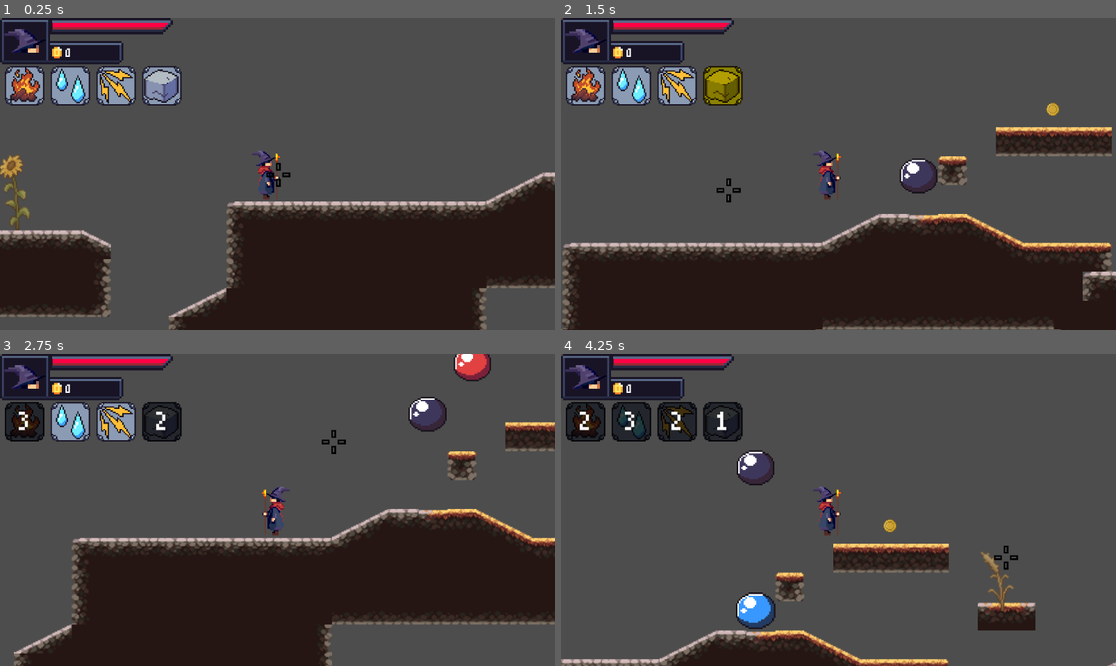
Above: before the commit, frames 1-4 (two rows, left to right).
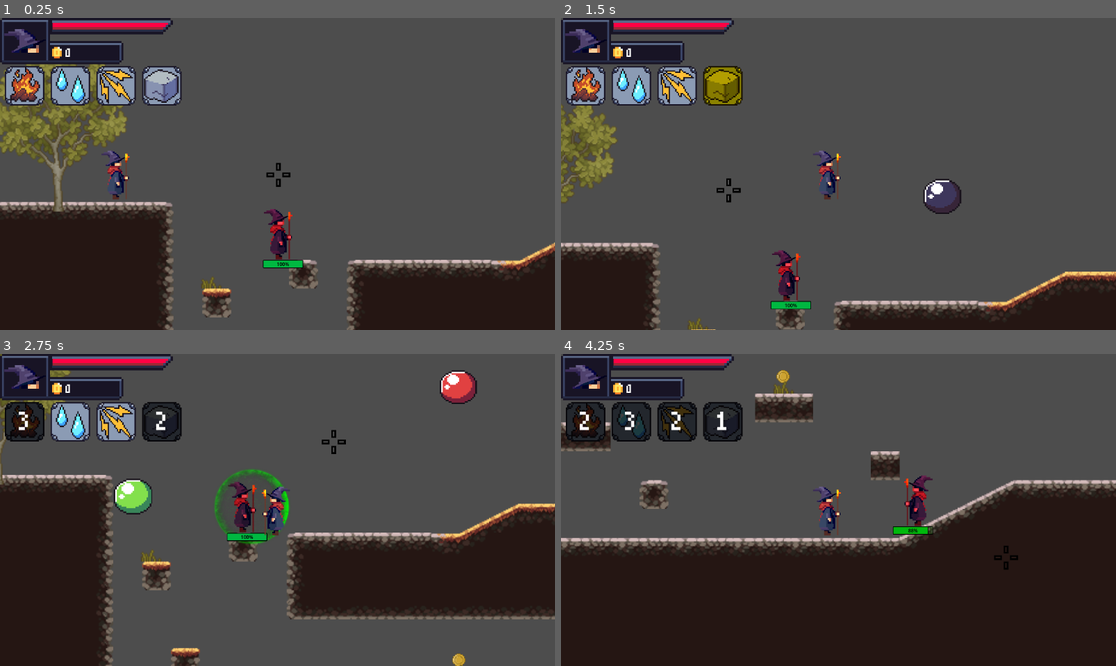
Above: after the commit, the same moments.

Repository: KyattPL/krolestwo-chorona
Game: Godot game, scene res://Scenes/Level1/level_1.tscn
The game is run twice, just before and just after one commit, with the same random seed, the same clock (stepped at 60 frames per second) and the same inputs.
Inputs (mouse positions are in pixels of both pictures, inside the frame that each line leads up to):
- Up to frame 1 (0.25 s): no input
- Up to frame 2 (1.5 s): move the mouse to (960, 158) at 0.52 s; hold Right (move_right) from 0.53 s (still down); click (960, 158) at 0.6 s; tap Space (jump) at 0.77 s; move the mouse to (727, 189) at 1.27 s; tap 4 (select_earth) at 1.35 s
- Up to frame 3 (2.75 s): tap Space (jump) at 1.52 s; click (166, 525) at 1.55 s; move the mouse to (333, 441) at 2.02 s; release Right (move_right) at 2.03 s; hold Left (move_left) from 2.03 s (still down); tap 1 (select_fire) at 2.1 s; click (333, 441) at 2.3 s
- Up to frame 4 (4.25 s): move the mouse to (810, 572) at 2.77 s; release Left (move_left) at 2.78 s; hold Right (move_right) from 2.78 s (still down); tap 3 (select_lightning) at 2.85 s; tap Space (jump) at 3.02, 3.77 s; click (810, 572) at 3.05 s; move the mouse to (1005, 556) at 3.52 s; tap 2 (select_water) at 3.6 s; click (1005, 556) at 3.8 s

The runs differ from the first frame. In frame 1, 33% of the frame differs, in the area x 0-100%, y 14-100%; in frame 2, 27%; in frame 3, 33%; in frame 4, 45%, in the area x 0-100%, y 5-100%.

Commit message:
Fixed enemy locking on player and falling off of platforms

Diff:
--- a/Scenes/Enemy/enemy.gd
+++ b/Scenes/Enemy/enemy.gd
@@ -47,8 +47,6 @@
 	var aimPlayerVec  = Vector2(playerObj.global_position.x - global_position.x, \
 		playerObj.global_position.y - global_position.y)
 
-	print("Player: ", playerObj.global_position.x, ", me:", global_position.x)
-
 	bulletInstance.position = position
 	bulletInstance.velocity = aimPlayerVec.normalized() * bulletSpeed
 	add_sibling(bulletInstance)
@@ -56,8 +54,27 @@
 
 func fight_move():
 	velocity.x = fightVelocity
+	var playerObj: CharacterBody2D = get_node("../PlayerRoot/Player")
+	var isPlayerOnLeft = playerObj.global_position.x < global_position.x
+	if isPlayerOnLeft and not facingLeft:
+		facingLeft = true
+		$Sprite2D.flip_h = facingLeft
+		$GroundRayCast.position.x = 47 if !facingLeft else -77
+		$GroundRayCast2.position.x = -77 if !facingLeft else 47
+		$PlayerDetector.position.x = 0 if !facingLeft else -475
+
+	if not isPlayerOnLeft and facingLeft:
+		facingLeft = false
+		$Sprite2D.flip_h = facingLeft
+		$GroundRayCast.position.x = 47 if !facingLeft else -77
+		$GroundRayCast2.position.x = -77 if !facingLeft else 47
+		$PlayerDetector.position.x = 0 if !facingLeft else -475
+
 	if not $GroundRayCast.is_colliding() and is_on_floor():
 		velocity.x = 30 if facingLeft else -30
+
+	if not $GroundRayCast2.is_colliding() and is_on_floor():
+		velocity.x = -30 if facingLeft else 30
 
 	move_and_slide()
 
@@ -88,6 +105,7 @@
 		facingLeft = !facingLeft
 		$Sprite2D.flip_h = facingLeft
 		$GroundRayCast.position.x = 47 if !facingLeft else -77
+		$GroundRayCast2.position.x = -77 if !facingLeft else 47
 		$PlayerDetector.position.x = 0 if !facingLeft else -475
 
 func got_hit(damage, spellType):
@@ -101,7 +119,6 @@
 	else:
 		health -= damage
 		var percentRemaining = round((health / maxHealth) * 100)
-		print(percentRemaining)
 		var newHue = percentRemaining / 255.0
 		$HealthUI/Healthbar.value = percentRemaining
 		$HealthUI/Healthbar.set_modulate(Color.from_hsv(newHue, 1, 0.72))
@@ -119,7 +136,10 @@
 func _on_state_change_timer_timeout():
 	var choice = randf()
 
-	if choice < 0.8:
+	if choice < 0.4:
+		currentState = STATE.FIGHT_MOVE
+		fightVelocity = 0
+	elif choice < 0.8:
 		currentState = STATE.FIGHT_MOVE
 		fight_move_change_velocity()
 	elif choice < 0.9 and !isShielded:
--- a/Scenes/Enemy/enemy.tscn
+++ b/Scenes/Enemy/enemy.tscn
@@ -6,7 +6,7 @@
 [ext_resource type="Texture2D" uid="uid://cl8nfs5pcnn40" path="res://Assets/wizard/shield.png" id="4_or6bx"]
 
 [sub_resource type="RectangleShape2D" id="RectangleShape2D_cgjnm"]
-size = Vector2(103, 174)
+size = Vector2(75, 174)
 
 [sub_resource type="RectangleShape2D" id="RectangleShape2D_wbt2x"]
 size = Vector2(363.5, 272.5)
@@ -45,15 +45,24 @@
 
 [node name="Sprite2D" type="Sprite2D" parent="."]
 modulate = Color(1, 0.356863, 0.564706, 1)
+position = Vector2(-15, 2)
+scale = Vector2(0.867188, 1)
 texture = ExtResource("1_5q0aa")
 
 [node name="CollisionShape2D" type="CollisionShape2D" parent="."]
-position = Vector2(-15.5, -2)
+position = Vector2(-17.5, -2)
 shape = SubResource("RectangleShape2D_cgjnm")
 
 [node name="GroundRayCast" type="RayCast2D" parent="."]
 position = Vector2(47, 13)
 scale = Vector2(2, 2)
+target_position = Vector2(0, 65)
+collision_mask = 2
+
+[node name="GroundRayCast2" type="RayCast2D" parent="."]
+position = Vector2(-77, 13)
+scale = Vector2(2, 2)
+target_position = Vector2(0, 65)
 collision_mask = 2
 
 [node name="PlayerDetector" type="Area2D" parent="."]
--- a/Scenes/Level1/level_1.tscn
+++ b/Scenes/Level1/level_1.tscn
@@ -1512,12 +1512,12 @@
 scale = Vector2(-0.25, -0.25)
 
 [node name="Enemy2" parent="." instance=ExtResource("6_0uk0x")]
-position = Vector2(-890, 122)
+position = Vector2(-1221, 118)
 rotation = 3.14159
 scale = Vector2(-0.25, -0.25)
 
 [node name="PlayerRoot" parent="." instance=ExtResource("3_dj0wq")]
-position = Vector2(-74, 125)
+position = Vector2(-1355, 73)
 scale = Vector2(0.25, 0.25)
 metadata/_edit_group_ = true
 
